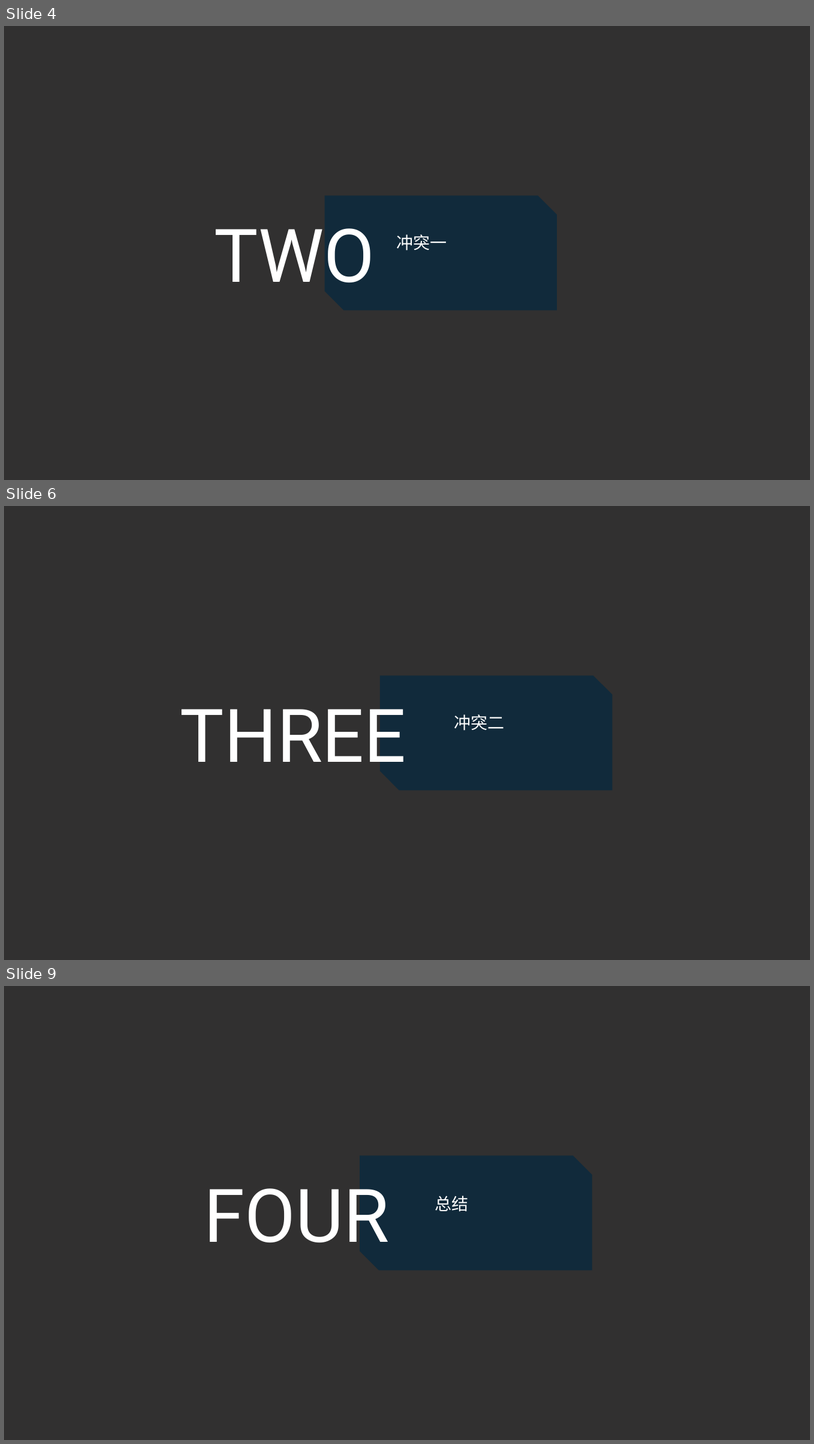
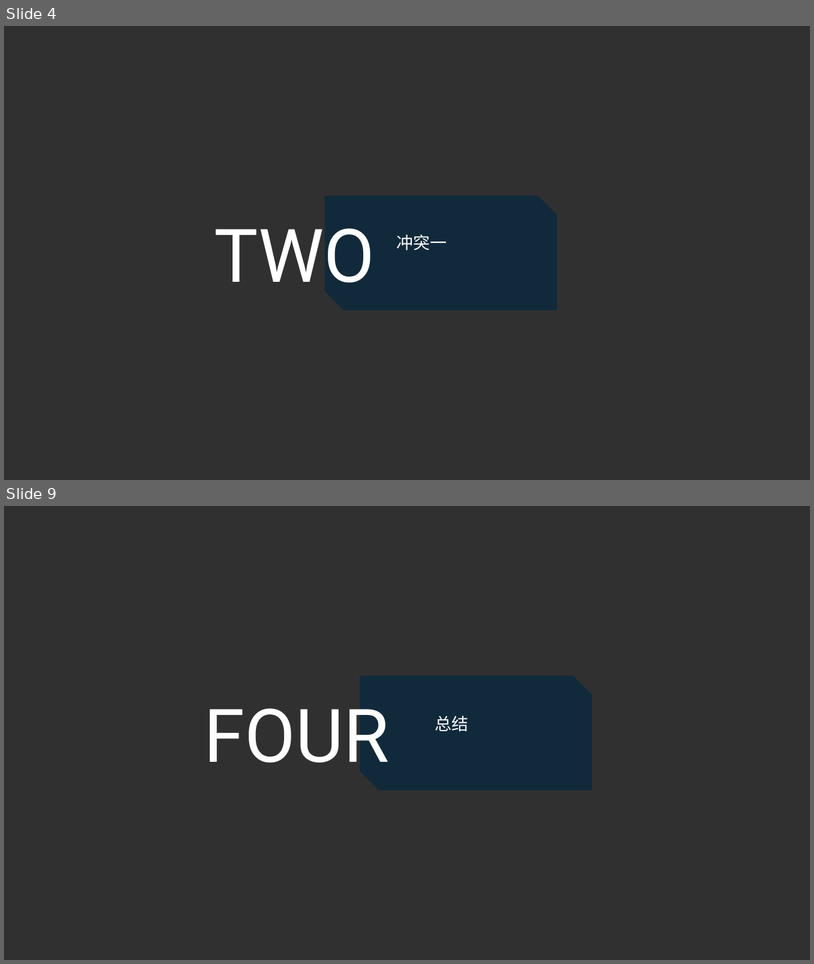
Before and after one commit to SarielX98/PRD2018G14, a slide deck: 受控文档/软件需求工程/3项目执行/PRD2018-G14-JAD会议.pptx. Shown one above the other, each under a label of ours: slides 4, 6 and 9 before the commit, slides 4 and 9 after it; the slides between them are not shown. The pictures are 814x1444 and 814x964 pixels, drawn with LibreOffice and Linux fonts; fonts in the diff are those of the drawing; background and template pictures are left out; a plain dark background stands for a picture behind light text. Boxes give left, top, right and bottom in pixels: in the first picture for what was removed or moved away, otherwise in the second. Text is boxed around its words. In the diff, an @@ line names an element or a change of style, - is before the commit and + after.

```diff
--- a/受控文档/软件需求工程/3项目执行/PRD2018-G14-JAD会议.pptx
+++ b/受控文档/软件需求工程/3项目执行/PRD2018-G14-JAD会议.pptx
@@ slide 6 removed at <box>4,506,810,960</box>, background picture (left out) @@
@@ rectangle removed at <box>4,506,810,960</box> @@
@@ snip diag rect removed at <box>380,675,612,790</box> @@
@@ text removed at <box>180,709,407,762</box> @@
-THREE
@@ text removed at <box>454,714,504,730</box> @@
-冲突二
```
Also in this commit, not shown: 4 slides changed, 2 slides added, 1 other slide removed.
